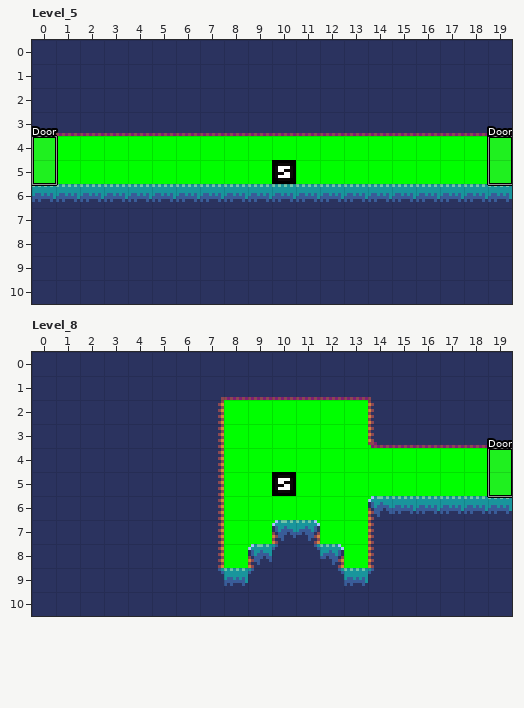
An edit to a level. LDtk project, assets/output.ldtk. Above, as it was before the edit.
Cells are 16x16 px. Shown: Level_5 x 0..19, y 0..10; Level_8 x 0..19, y 0..10. The commit also changed other parts of the map, which this record leaves out.
The result:
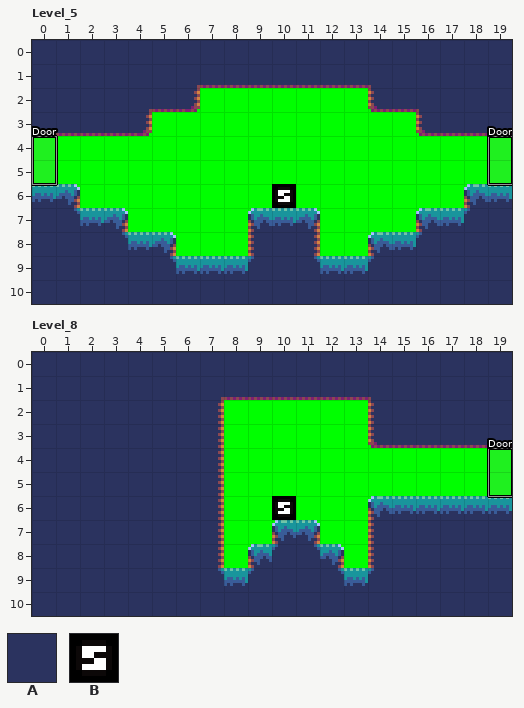
Key: from "IntGrid": A 1 "solid"; from "PmlIcons": B 0.
_ is an empty cell.
Objects are placed by their top-left corner, in cells (3,4 is the top-left corner of cell 3,4); size is 1x1 cell unless given.
Diff:
Layer "IntGrid", Level_5:
y 2: x 7..13 AAAAAAA -> _______
y 3: x 5..15 AAAAAAAAAAA -> ___________
y 6: x 2..17 AAAAAAAAAAAAAAAA -> ________________
y 7: x 4..8 AAAAA -> _____; x 12..15 AAAA -> ____
y 8: x 6..8 AAA -> ___; x 12..13 AA -> __
Layer "Entities", Level_5:
changed: B "SavePoint" at 10,5 -> B "SavePoint" at 10,6
Layer "Entities", Level_8:
changed: B "SavePoint" at 10,5 -> B "SavePoint" at 10,6
